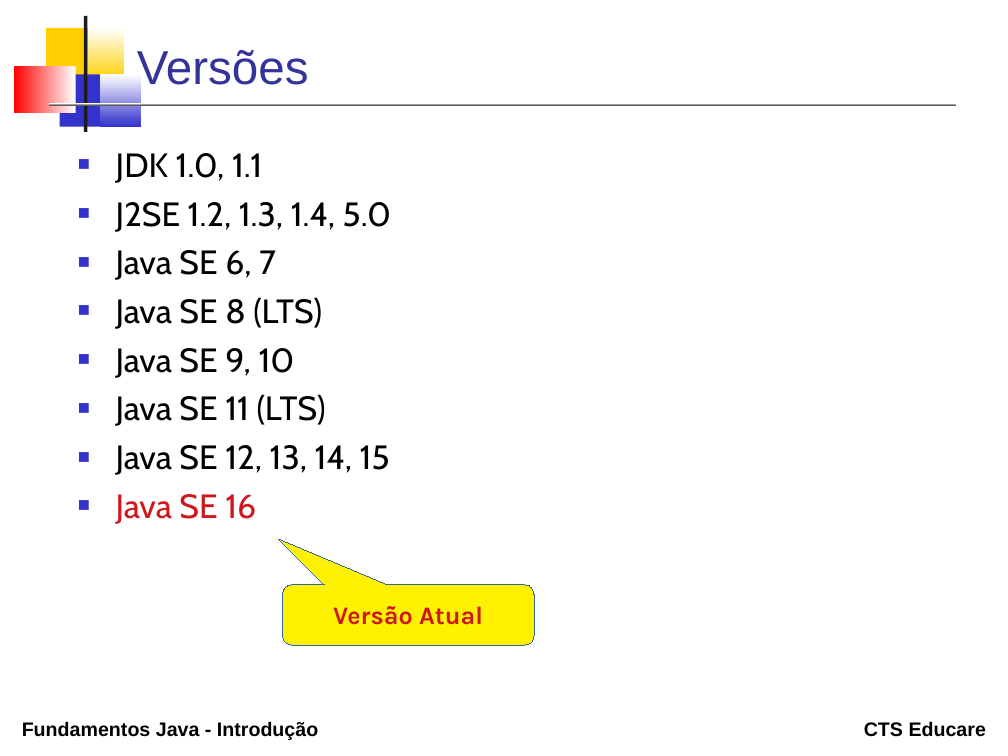
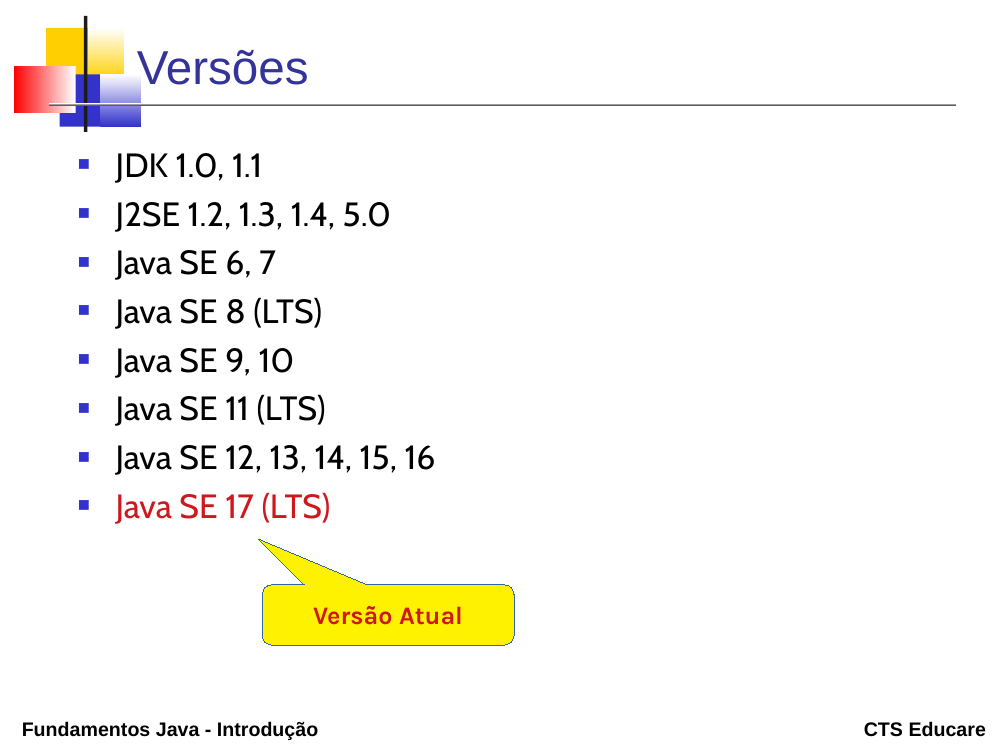
Before and after one commit to erosvitor/curso-java-fundamentos, a slide deck: slide 4 of topicos/01_introducao/Introducao.odp. Drawn at 1008x756 pixels with LibreOffice and Linux fonts; fonts in the diff are those of the drawing. Boxes give left, top, right and bottom in pixels: in the first picture for what was removed or moved away, otherwise in the second. Text is boxed around its words. In the diff, an @@ line names an element or a change of style, - is before the commit and + after.

```diff
--- a/topicos/01_introducao/Introducao.odp
+++ b/topicos/01_introducao/Introducao.odp
@@ text at box(116, 445, 436, 524): text changed @@
-■ Java SE 12, 13, 14, 15
-■ Java SE 16
+■ Java SE 12, 13, 14, 15, 16
+■ Java SE 17 (LTS)
@@ rounded speech box "Versão Atual": place and size @@
-rounded speech box "Versão Atual" at box(282, 585, 534, 645)
+rounded speech box "Versão Atual" at box(262, 585, 514, 645)
```
Also in this commit, not shown: 39 other files.
